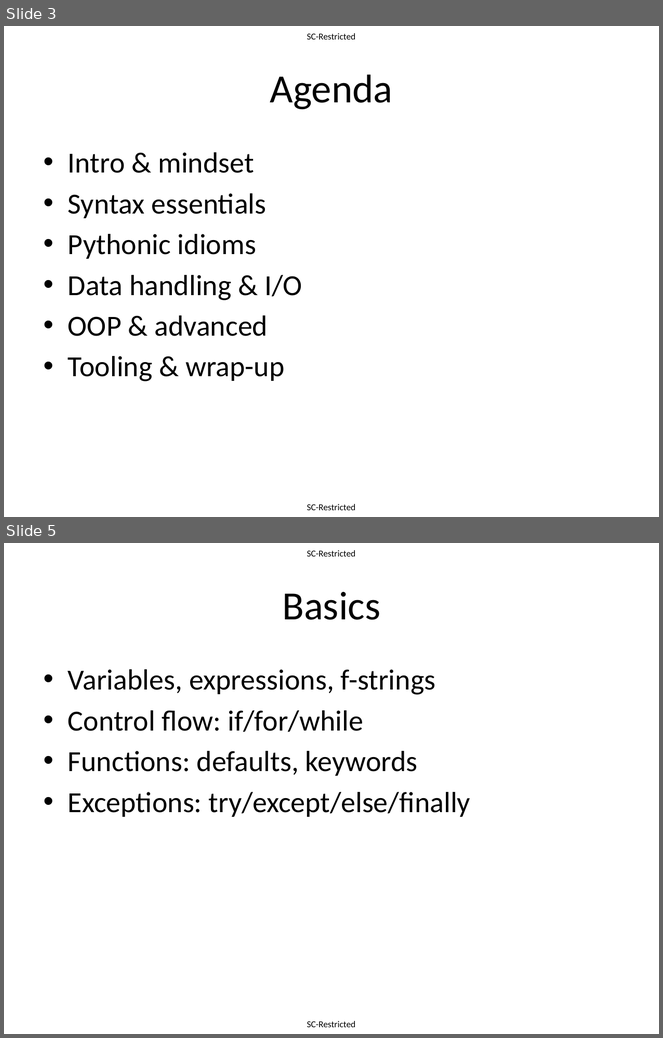
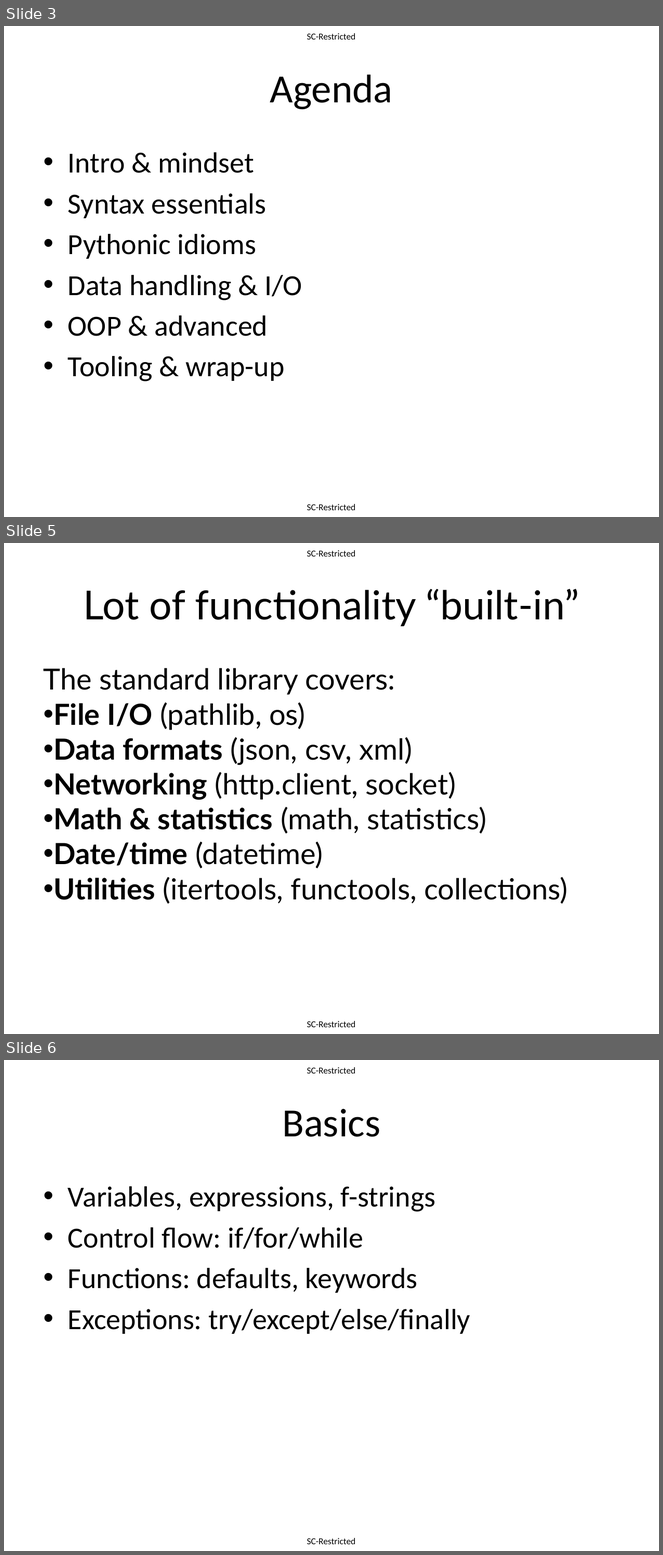
Before and after one commit to dollyagarwal/python-workshop, a slide deck: slides/python_workshop.pptx. Shown one above the other, each under a label of ours: slides 3 and 5 before the commit, slides 3, 5 and 6 after it; the slides between them are not shown. The pictures are 663x1038 and 663x1555 pixels, drawn with LibreOffice and Linux fonts; fonts in the diff are those of the drawing. Boxes give left, top, right and bottom in pixels: in the first picture for what was removed or moved away, otherwise in the second. Text is boxed around its words. In the diff, an @@ line names an element or a change of style, - is before the commit and + after.

```diff
--- a/slides/python_workshop.pptx
+++ b/slides/python_workshop.pptx
@@ slide 5 added at (4, 543, 659, 1034), background #FFFFFF; not listed: 2 template elements that a slide beside it also shows @@
@@ title added at (83, 589, 579, 626), 44 pt, text #000000 @@
+Lot of functionality “built-in”
@@ text added at (44, 668, 568, 904), 32 pt, text #000000 @@
+The standard library covers:
+• File I/O (pathlib, os)
+• Data formats (json, csv, xml)
+• Networking (http.client, socket)
+• Math & statistics (math, statistics)
+• Date/time (datetime)
+• Utilities (itertools, functools, collections)
@@ what was slide 5 is now slide 6 @@
```
Also in this commit, not shown: 2 slides changed, 4 other files.
